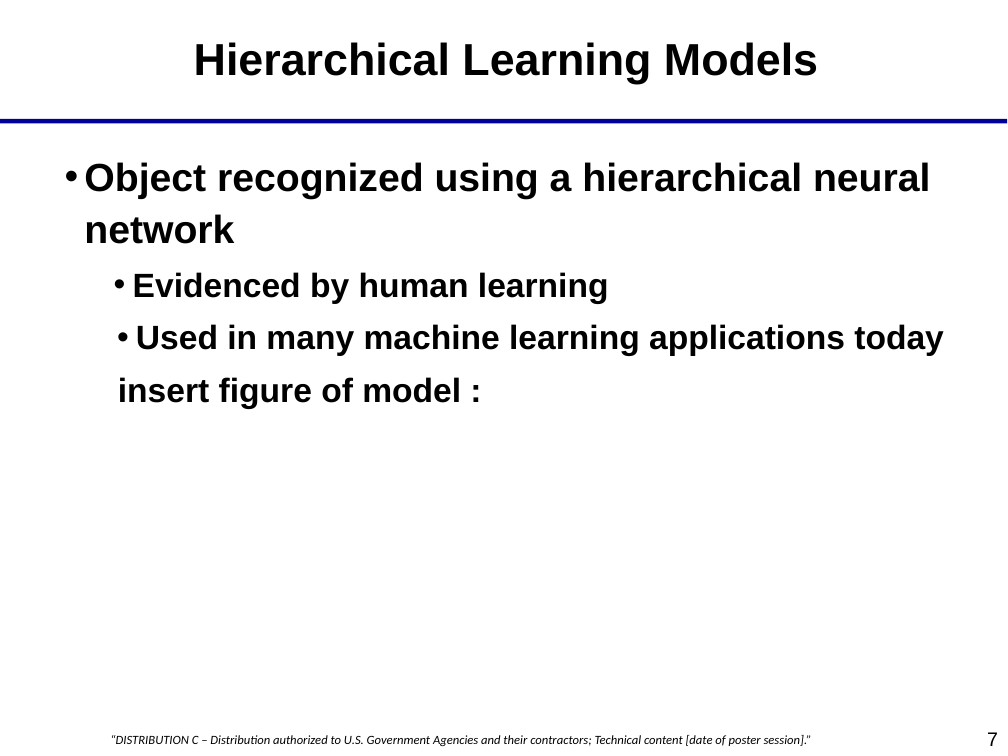
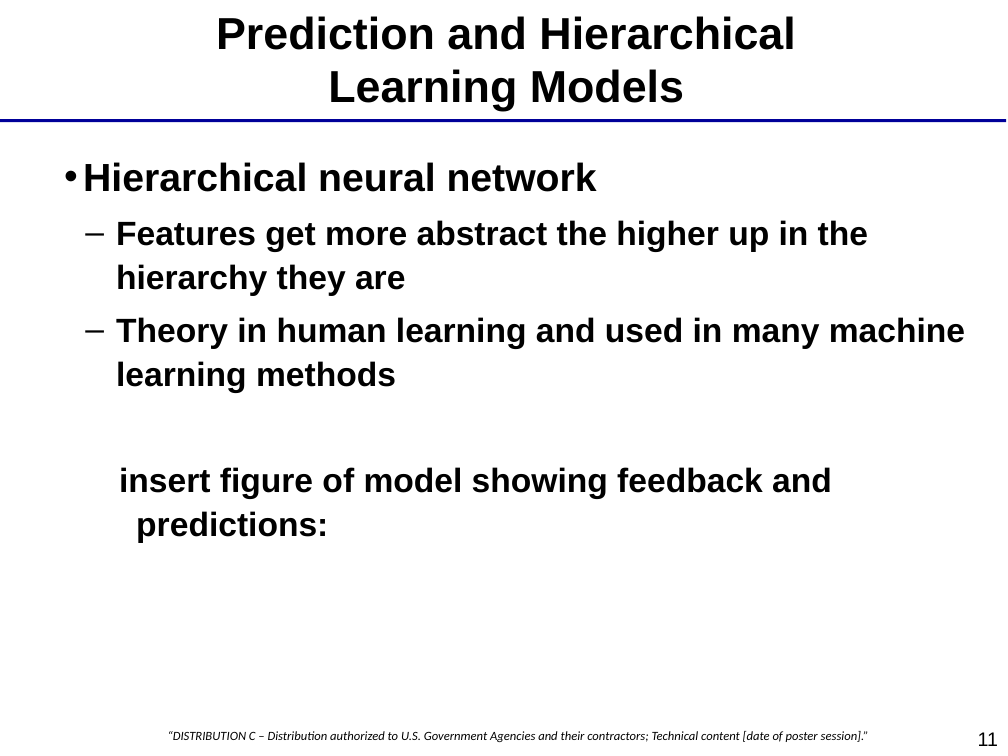
Before and after one commit to savannaos/Star-Field-Transformations, a slide deck: slide 11 of documents/starfields.ppt (slide 7 before the commit). Drawn at 1008x756 pixels with LibreOffice and Linux fonts; fonts in the diff are those of the drawing; background and template pictures are left out. Boxes give left, top, right and bottom in pixels: in the first picture for what was removed or moved away, otherwise in the second. Text is boxed around its words. In the diff, an @@ line names an element or a change of style, - is before the commit and + after.

```diff
--- a/documents/starfields.ppt
+++ b/documents/starfields.ppt
@@ text at bbox=[216, 16, 795, 111]: text changed @@
-Hierarchical Learning Models
+Prediction and Hierarchical Learning Models
@@ text at bbox=[83, 162, 965, 543]: text changed @@
-• Object recognized using a hierarchical neural network
-• Evidenced by human learning
-• Used in many machine learning applications today
-insert figure of model :
+• Hierarchical neural network
+  – Features get more abstract the higher up in the hierarchy they are
+  – Theory in human learning and used in many machine learning methods
+insert figure of model showing feedback and predictions:
@@ text "“DISTRIBUTION C – Distribution authorized ...": place and size @@
-text "“DISTRIBUTION C – Distribution authorized ..." at bbox=[110, 735, 812, 746]
+text "“DISTRIBUTION C – Distribution authorized ..." at bbox=[168, 731, 869, 742]
@@ page number at bbox=[978, 732, 998, 746]: text changed @@
-7
+11
```
Also in this commit, not shown: 9 other slides changed, 5 slides added, 3 slides removed, 23 other files.
